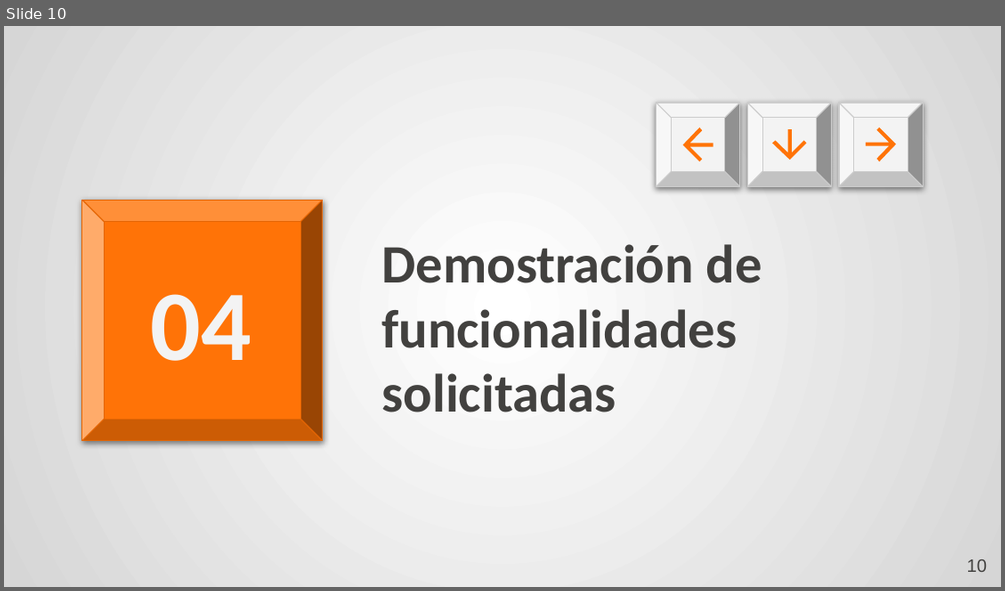
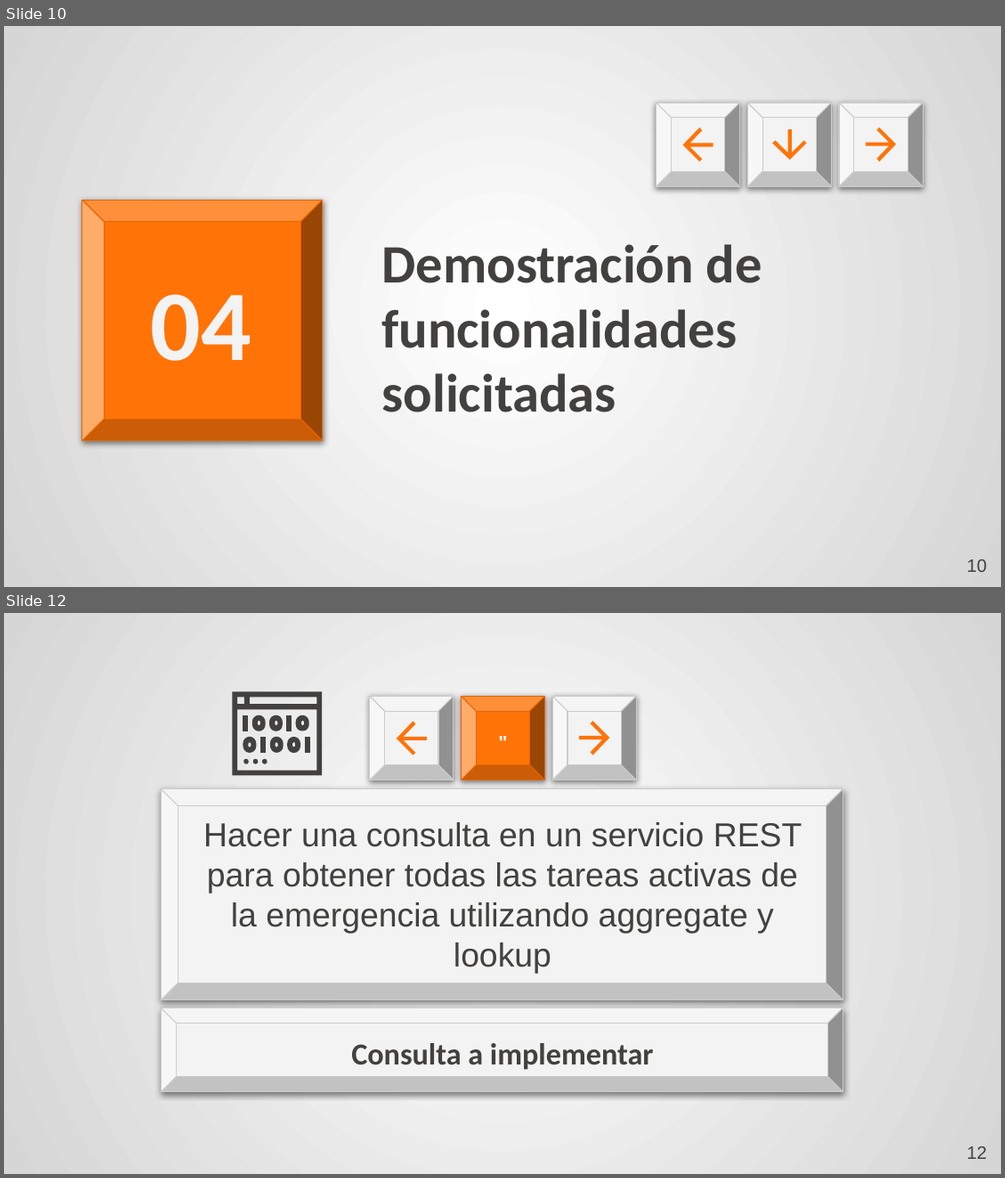
Before and after one commit to clementeaguilar-usach/Sistema_Voluntariado_noSQL, a slide deck: Lab 3 TBD.pptx. Shown one above the other, each under a label of ours: slide 10 before the commit, slides 10 and 12 after it; the slides between them are not shown. The pictures are 1005x591 and 1005x1178 pixels, drawn with LibreOffice and Linux fonts; fonts in the diff are those of the drawing. Boxes give left, top, right and bottom in pixels: in the first picture for what was removed or moved away, otherwise in the second. Text is boxed around its words. In the diff, an @@ line names an element or a change of style, - is before the commit and + after.

```diff
--- a/Lab 3 TBD.pptx
+++ b/Lab 3 TBD.pptx
@@ slide 12 added at (x1=4, y1=613, x2=1001, y2=1174), background gradient #FFFFFF to #D6D6D6 @@
@@ bevel added at (x1=370, y1=696, x2=453, y2=779), fill #F3F3F3, outline #CCCCCC 0.75 pt @@
@@ bevel added at (x1=461, y1=696, x2=544, y2=779), fill #FF7307, outline #E46503 0.75 pt @@
@@ bevel added at (x1=552, y1=696, x2=636, y2=779), fill #F3F3F3, outline #CCCCCC 0.75 pt @@
@@ freeform shape added at (x1=396, y1=721, x2=427, y2=755), fill #FF7307 @@
@@ text added at (x1=485, y1=726, x2=521, y2=751), 14 pt, text #F3F3F3, bold @@
+"
@@ freeform shape added at (x1=579, y1=721, x2=610, y2=755), fill #FF7307 @@
@@ group added at (x1=232, y1=691, x2=322, y2=776): 14 freeform shapes @@
@@ bevel added at (x1=161, y1=788, x2=842, y2=1000), fill #F3F3F3, outline #CCCCCC 0.75 pt @@
@@ subtitle added at (x1=203, y1=822, x2=801, y2=973), 24 pt, text #42413F @@
+Hacer una consulta en un servicio REST para obtener todas las tareas activas de la emergencia utilizando aggregate y lookup
@@ bevel added at (x1=161, y1=1008, x2=842, y2=1092), fill #F3F3F3, outline #CCCCCC 0.75 pt @@
@@ title added at (x1=351, y1=1043, x2=654, y2=1070), 22 pt, text #42413F, bold @@
+Consulta a implementar
@@ page number added at (x1=967, y1=1146, x2=987, y2=1159), 13 pt, text #42413F @@
+12
```
Also in this commit, not shown: 11 slides changed, 13 other slides added, 8 slides removed, 1 other file.
